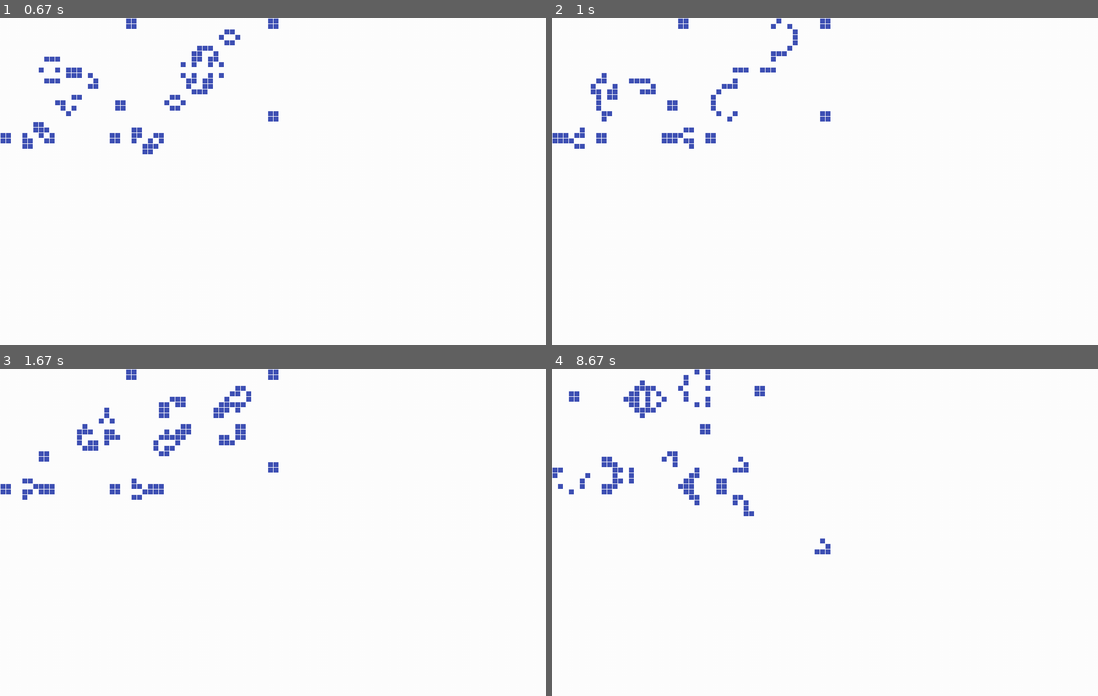
Above: before the commit, frames 1-4 (two rows, left to right).
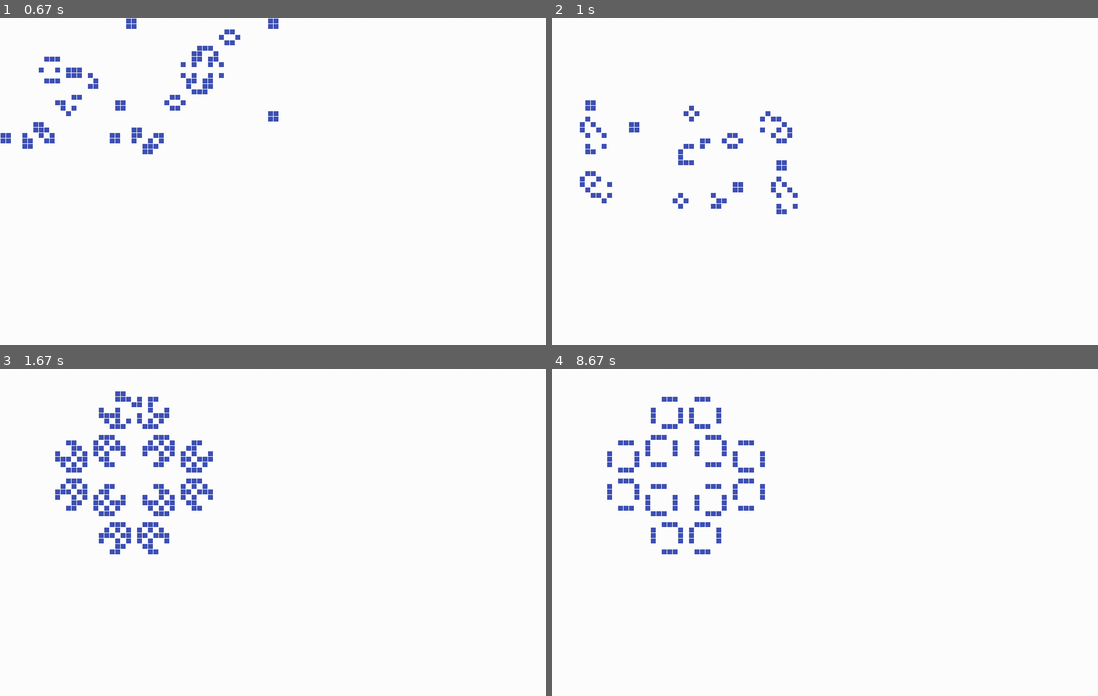
Above: after the commit, the same moments.

Repository: skotniczny/game-of-life-py
Game: pygame game, started from main.py
The game is run twice, just before and just after one commit, with the same random seed, the same clock (stepped at 60 frames per second) and the same inputs.
Inputs (mouse positions are in pixels of both pictures, inside the frame that each line leads up to):
- Up to frame 1 (0.67 s): tap 3 at 0.33 s
- Up to frame 2 (1 s): tap 6 at 0.67 s
- Up to frame 3 (1.67 s): hold 7 1-1.47 s; click (131, 411) at 1.55 s
- Up to frame 4 (8.67 s): tap Enter at 1.83, 5.5, 6.23, 6.53, 6.8, 7.13, 7.43, 7.57 s; tap 1 at 2.17 s; tap 2 at 2.5 s; click (737, 424) at 2.88 s; click (644, 565) at 3.72 s; tap Space at 4.33, 6.32, 7.65 s; tap 4 at 4.67 s; tap 5 at 5.83 s; tap 7 at 8.57 s

Frame 1 is identical in both runs. In frame 2, 2.4% of the frame differs, in the area x 0-51%, y 0-60%; in frame 3, 4.0%, in the area x 0-51%, y 0-57%; in frame 4, 2.8%.

Commit message:
Add patterns and support insertions with offset

Diff:
--- a/display_pygame.py
+++ b/display_pygame.py
@@ -1,5 +1,6 @@
 from engine import GameOfLife
 from decoder import parse
+from typing import Tuple
 import patterns
 import math
 import pygame
@@ -46,10 +47,10 @@
         # Copy background to screen (position (0, 0) is upper left corner).
         screen.blit(background, (0, 0))
 
-    def insert_pattern(pattern):
+    def insert_pattern(pattern, offset: Tuple[int, int] = (0, 0)):
         nonlocal board
         board.clear()
-        board.insert(parse(pattern))
+        board.insert(parse(pattern), offset)
         update_board()
 
     while mainloop:
@@ -82,6 +83,10 @@
                     insert_pattern(patterns.p20_glider_gun)
                 if event.key == pygame.K_5:
                     insert_pattern(patterns.period_60_glider_gun)
+                if event.key == pygame.K_6:
+                    insert_pattern(patterns.b52_bomber, (5, 15))
+                if event.key == pygame.K_7:
+                    insert_pattern(patterns.quasar3, (10, 5))
                 # User presses ESCAPE-Key
                 if event.key == pygame.K_ESCAPE:
                     mainloop = False
--- a/engine.py
+++ b/engine.py
@@ -1,4 +1,5 @@
 import random
+from typing import Tuple
 
 
 class GameOfLife:
@@ -51,8 +52,8 @@
     def toggle_cell(self, index):
         self.grid[index] = (not self.grid[index])
 
-    def insert(self, pattern):
+    def insert(self, pattern, offset: Tuple[int, int] = (0, 0)):
         for y in range(len(pattern)):
             for x in pattern[y]:
-                idx = x + (y * self.width)
+                idx = (x + offset[0]) + ((y + offset[1]) * self.width)
                 self.grid[idx] = True
--- a/patterns.py
+++ b/patterns.py
@@ -3,3 +3,5 @@
 new_gun_2 = "23b2o24b2o$23b2o24b2o$41b2o8b$40bo2bo7b$41b2o8b2$36b3o12b$36bobo12b$9b2o25b3o12b$9b2o25b2o13b$8bo2bo23b3o13b$8bo2bob2o20bobo13b$8bo4b2o20b3o13b$10b2ob2o36b$31b2o18b$21b2o7bo2bo17b$21b2o8b2o18b$49b2o$49b2o2$4b2o18bo26b$2o4b4o10b2o2b2ob3o21b$2o2b2ob3o10b2o4b4o21b$4bo19b2o!"
 p20_glider_gun = "25bo14bo$24bobo12bobob2o$23bo2bo2b2o7bo2bobobob2o$23bob2obobo8b3obobobo$22b2o4bo13b4obo2bo$24b2o2b2o9 …(1367 unchanged characters)…
 period_60_glider_gun = "27bo$27b4o$11bo16b4o$10bobo5b2o8bo2bo5b2o$3b2o3b2o3bo14b4o5b2o$3b2o3b2o3bo4bobob2o3b4o$8b2o3bo5 …(188 unchanged characters)…
+b52_bomber = "b2o36b$b2o17bo18b$19bobo12bobo2b$20bo12bo5b$2o7b2o23bo2bob$2obo5b2o23bobobo$3bo23bo7bo2bo$3bo23b2o7b2ob$o2bo17b2o5bo10b$b2o18bo17b$21b3o15b$36b2ob$36b2ob$b2o36b$o2bo35b$obobo16bobo4b2o5b2o2b$bo2bo17b2o4b2o5b2obo$5bo12bo3bo15bo$2bobo12bobo18bo$18bo16bo2bo$36b2o!"
+quasar3 = "10b3o3b3o10b2$8bo4bobo4bo8b$8bo4bobo4bo8b$8bo4bobo4bo8b$10b3o3b3o10b2$8b3o7b3o8b$2b3o2bo4bo3bo4bo2b3o2b$7bo4bo3bo4bo7b$o4bobo4bo3bo4bobo4bo$o4bo17bo4bo$o4bo2b3o7b3o2bo4bo$2b3o19b3o2b2$2b3o19b3o2b$o4bo2b3o7b3o2bo4bo$o4bo17bo4bo$o4bobo4bo3bo4bobo4bo$7bo4bo3bo4bo7b$2b3o2bo4bo3bo4bo2b3o2b$8b3o7b3o8b2$10b3o3b3o10b$8bo4bobo4bo8b$8bo4bobo4bo8b$8bo4bobo4bo8b2$10b3o3b3o!"
